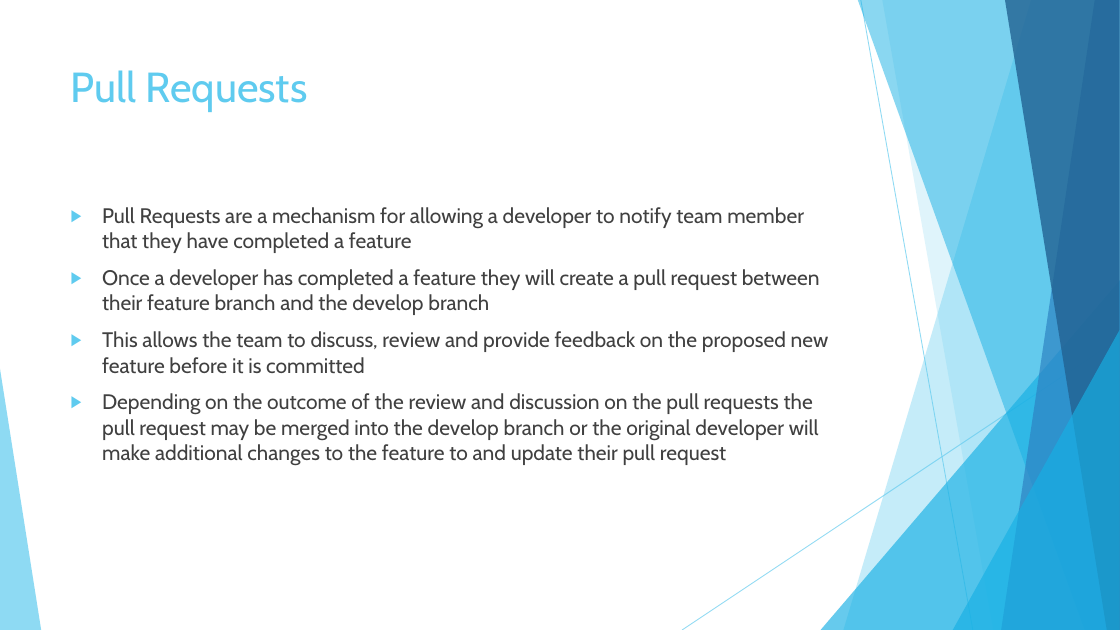
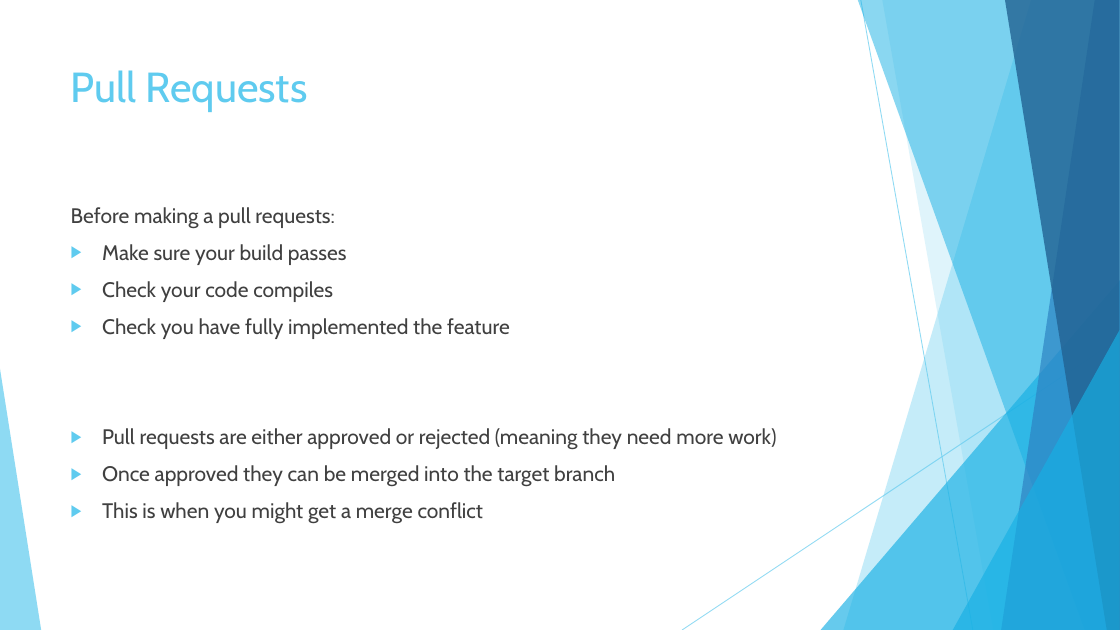
Before and after one commit to Jameswhale/git-introduction, a slide deck: slide 11 of Working collaboratively with Git.pptx. Drawn at 1120x630 pixels with LibreOffice and Linux fonts; fonts in the diff are those of the drawing. Boxes give left, top, right and bottom in pixels: in the first picture for what was removed or moved away, otherwise in the second. Text is boxed around its words. In the diff, an @@ line names an element or a change of style, - is before the commit and + after.

Commit message:
done

```diff
--- a/Working collaboratively with Git.pptx
+++ b/Working collaboratively with Git.pptx
@@ text at [71, 207, 776, 524]: text changed @@
-▶ Pull Requests are a mechanism for allowing a developer to notify team member that they have completed a feature
-▶ Once a developer has completed a feature they will create a pull request between their feature branch and the develop branch
-▶ This allows the team to discuss, review and provide feedback on the proposed new feature before it is committed
-▶ Depending on the outcome of the review and discussion on the pull requests the pull request may be merged into the develop branch or the original developer will make additional changes to the feature to and update their pull request
+Before making a pull requests:
+▶ Make sure your build passes
+▶ Check your code compiles
+▶ Check you have fully implemented the feature
+▶ Pull requests are either approved or rejected (meaning they need more work)
+▶ Once approved they can be merged into the target branch
+▶ This is when you might get a merge conflict
```
Also in this commit, not shown: 3 other slides changed, 5 slides added, 4 slides removed.
